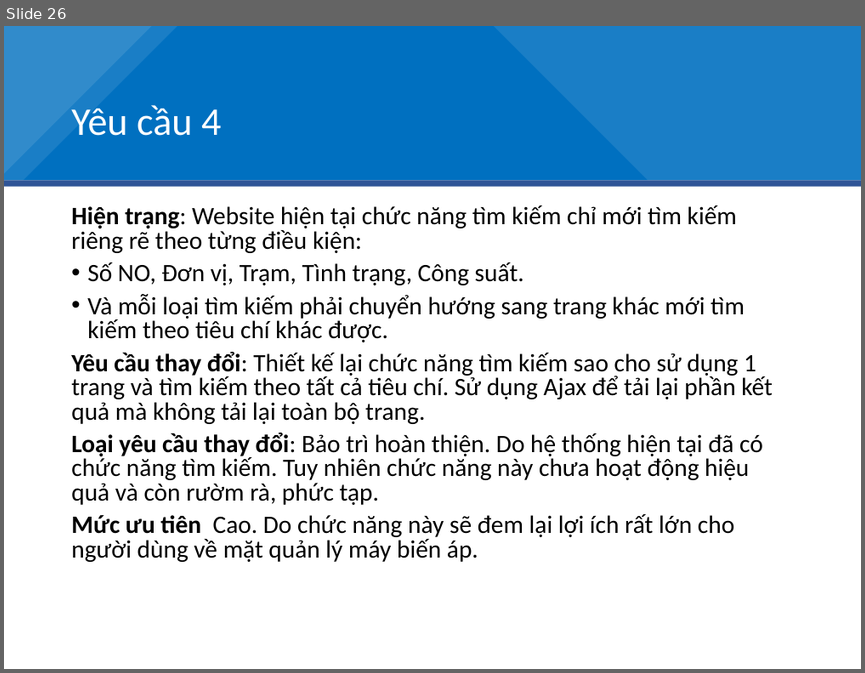
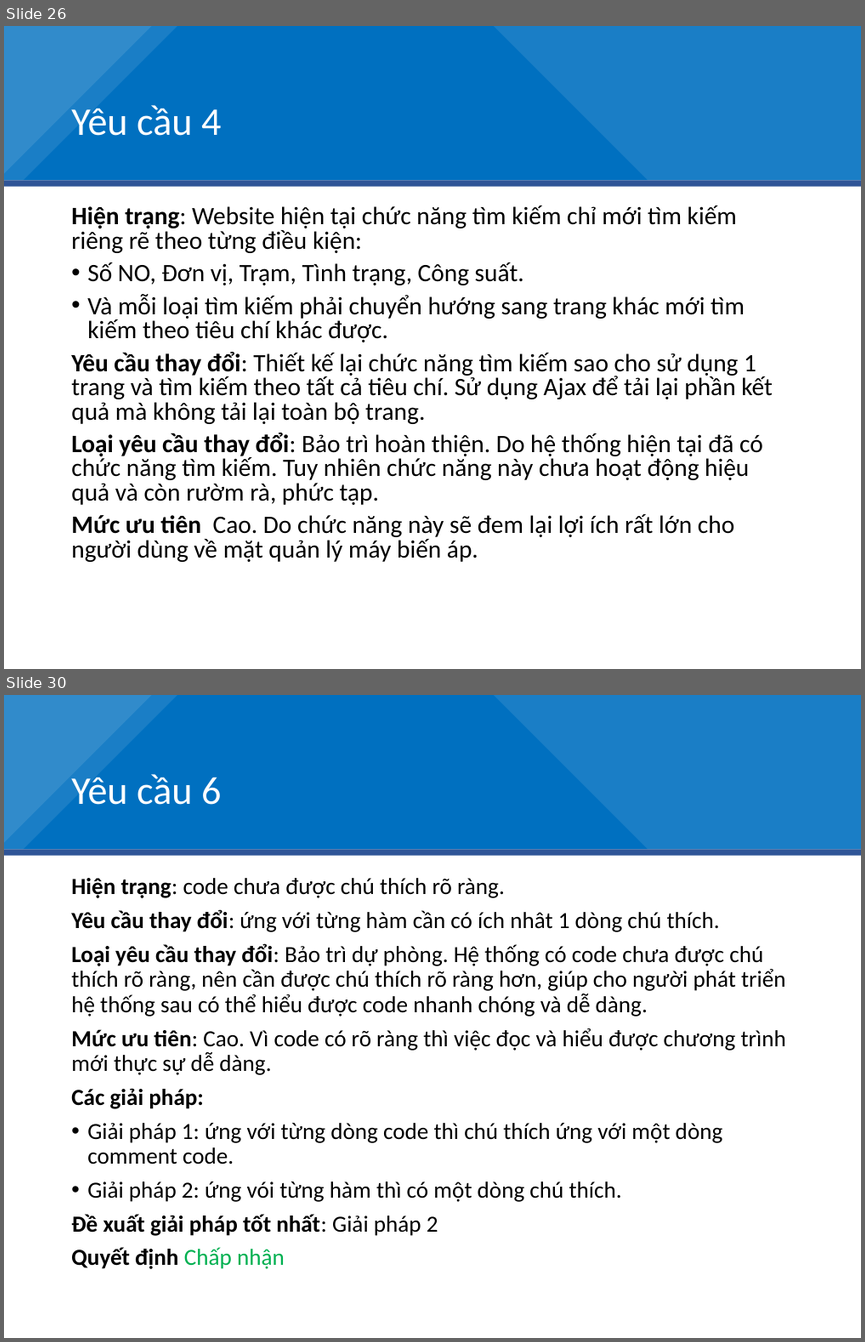
Before and after one commit to duduct/BaoTriPhanMem, a slide deck: BaiTap2/BT01_BT2_Slide.pptx. Shown one above the other, each under a label of ours: slide 26 before the commit, slides 26 and 30 after it; the slides between them are not shown. The pictures are 865x673 and 865x1342 pixels, drawn with LibreOffice and Linux fonts; fonts in the diff are those of the drawing. Boxes give left, top, right and bottom in pixels: in the first picture for what was removed or moved away, otherwise in the second. Text is boxed around its words. In the diff, an @@ line names an element or a change of style, - is before the commit and + after.

```diff
--- a/BaiTap2/BT01_BT2_Slide.pptx
+++ b/BaiTap2/BT01_BT2_Slide.pptx
@@ slide 30 added at (4,695,861,1338), background #FFFFFF; not listed: 5 template elements that a slide beside it also shows @@
@@ title added at (71,771,221,805), 33 pt, text #FFFFFF @@
+Yêu cầu 6
@@ text added at (71,878,786,1269), 19.4 pt, text #000000 @@
+Hiện trạng: code chưa được chú thích rõ ràng.
+Yêu cầu thay đổi: ứng với từng hàm cần có ích nhât 1 dòng chú thích.
+Loại yêu cầu thay đổi: Bảo trì dự phòng. Hệ thống có code chưa được chú thích rõ ràng, nên cần được chú thích rõ ràng hơn, giúp cho người phát triển hệ thống sau có thể hiểu được code nhanh chóng và dễ dàng.
+Mức ưu tiên: Cao. Vì code có rõ ràng thì việc đọc và hiểu được chương trình mới thực sự dễ dàng.
+Các giải pháp:
+• Giải pháp 1: ứng với từng dòng code thì chú thích ứng với một dòng comment code.
+• Giải pháp 2: ứng vói từng hàm thì có một dòng chú thích.
+Đề xuất giải pháp tốt nhất: Giải pháp 2
+Quyết định Chấp nhận
```
Also in this commit, not shown: 1 slide changed, 16 other slides added, 1 other file.
